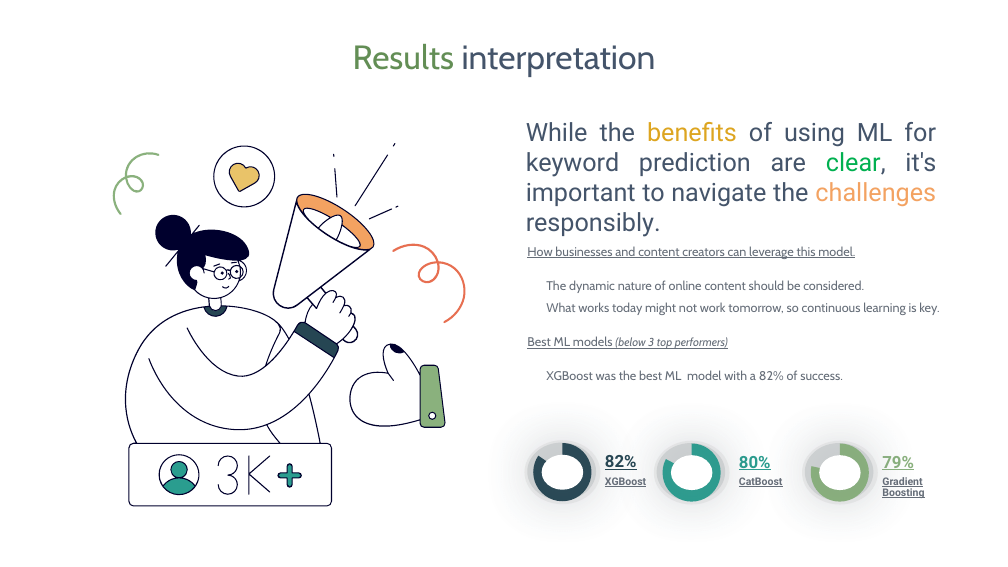
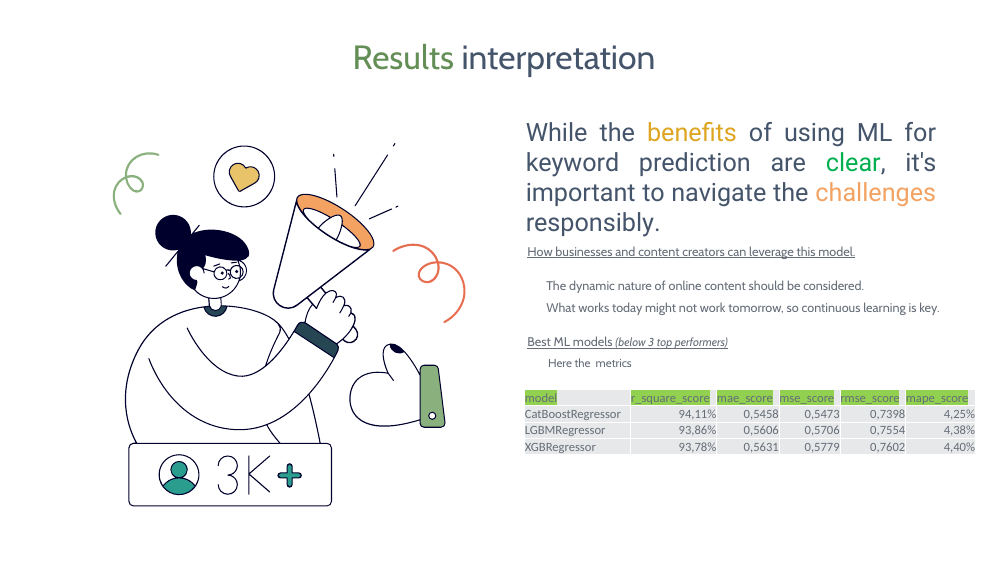
Before and after one commit to jorgegmayorgas/ML_Project_YouTube_keyword_optimization, a slide deck: slide 9 of presentation/ML for succeeding in YouTube.pptx. Drawn at 1008x567 pixels with LibreOffice and Linux fonts; fonts in the diff are those of the drawing. Boxes give left, top, right and bottom in pixels: in the first picture for what was removed or moved away, otherwise in the second. Text is boxed around its words. In the diff, an @@ line names an element or a change of style, - is before the commit and + after.

```diff
--- a/presentation/ML for succeeding in YouTube.pptx
+++ b/presentation/ML for succeeding in YouTube.pptx
@@ text at [548,358,632,367]: text changed; size 24 to 22 pt @@
-  XGBoost was the best ML model with a 82% of success.
+Here the metrics
@@ table added at [525,389,976,457], 4 rows, 6 columns @@
+model | r_square_score | mae_score | mse_score | rmse_score | mape_score
+CatBoostRegressor | 94,11% | 0,5458 | 0,5473 | 0,7398 | 4,25%
+LGBMRegressor | 93,86% | 0,5606 | 0,5706 | 0,7554 | 4,38%
+XGBRegressor | 93,78% | 0,5631 | 0,5779 | 0,7602 | 4,40%
@@ group removed at [525,440,927,505]: 6 texts, 6 donuts, 3 pie charts, 3 ellipses @@
-82%
-XGBoost
-80%
-CatBoost
-79%
-GradientBoosting
-categories: 1, 2
-Series 1: 85, 15
-categories: 1, 2
-Series 1: 83, 17
-categories: 1, 2
-Series 1: 79, 21
```
